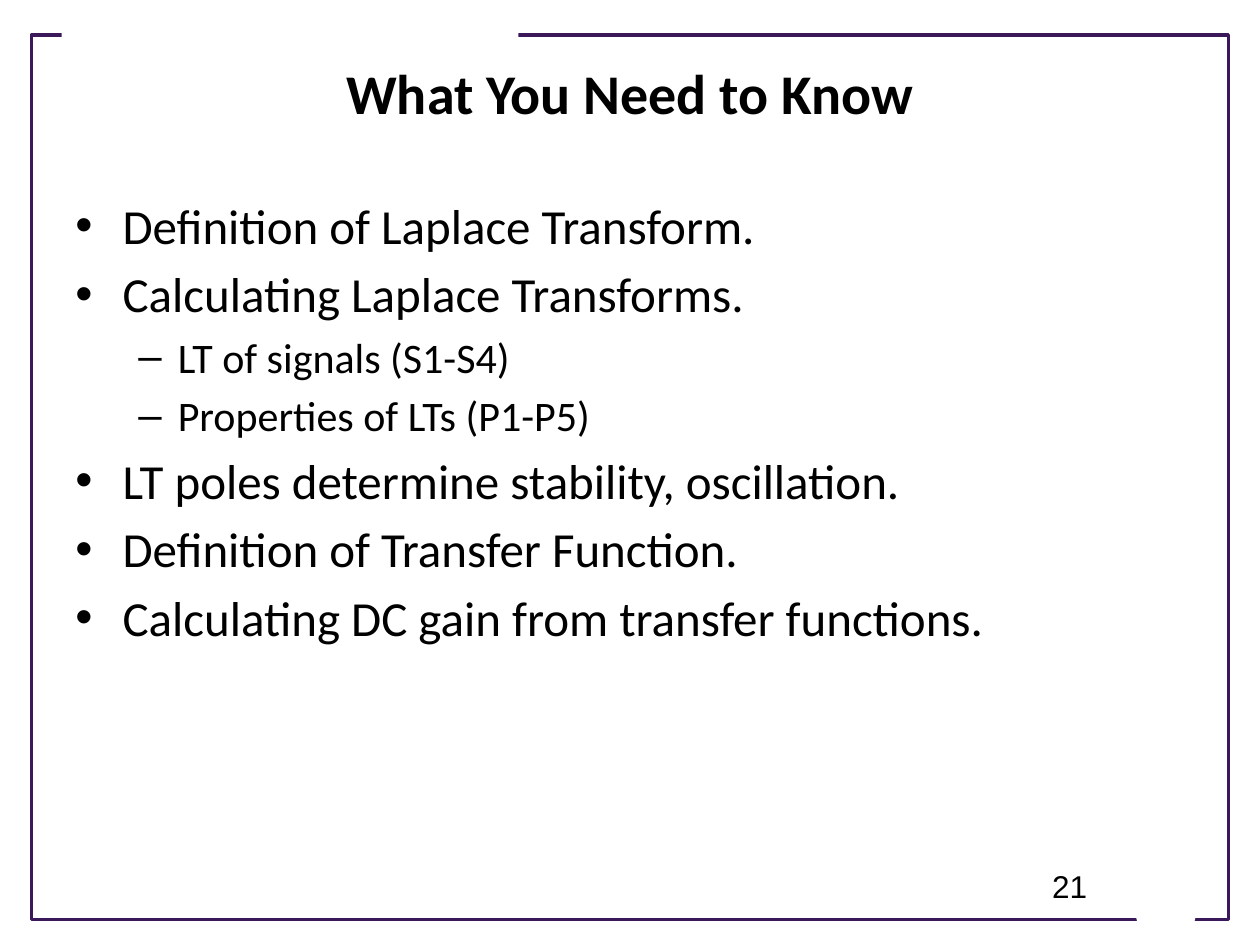
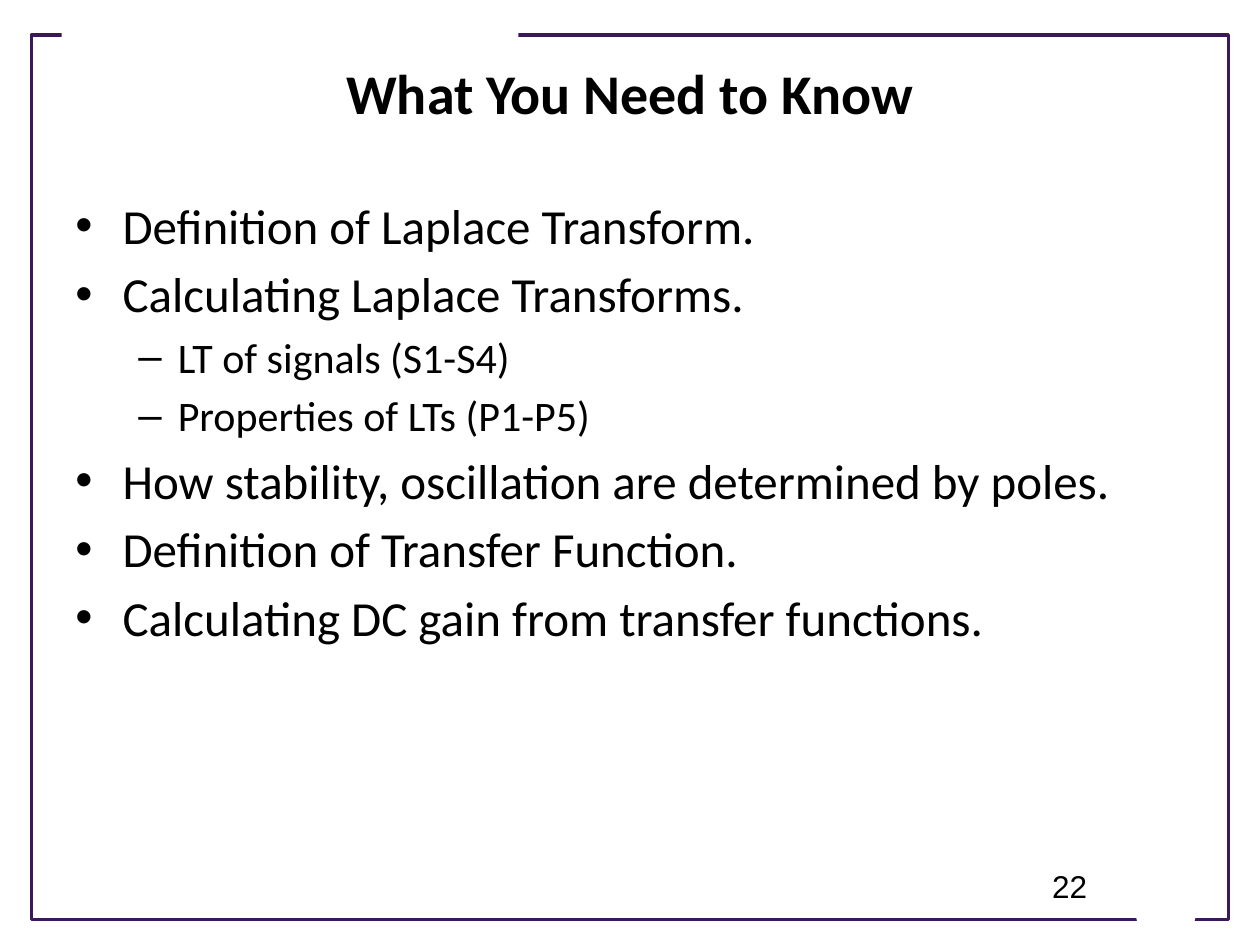
Before and after one commit to joseph-hellerstein/advanced-controls-lectures, a slide deck: slide 22 of classes/winter_2023/lectures/lecture_09-linear_time_invariant_systems/linear_time_invariant_systems.pptx (slide 21 before the commit). Drawn at 1260x945 pixels with LibreOffice and Linux fonts; fonts in the diff are those of the drawing; background and template pictures are left out. Boxes give left, top, right and bottom in pixels: in the first picture for what was removed or moved away, otherwise in the second. Text is boxed around its words. In the diff, an @@ line names an element or a change of style, - is before the commit and + after.

```diff
--- a/classes/winter_2023/lectures/lecture_09-linear_time_invariant_systems/linear_time_invariant_systems.pptx
+++ b/classes/winter_2023/lectures/lecture_09-linear_time_invariant_systems/linear_time_invariant_systems.pptx
@@ text at [123, 465, 1110, 507]: text changed @@
-• LT poles determine stability, oscillation.
+• How stability, oscillation are determined by poles.
@@ page number at [1052, 876, 1087, 898]: text changed @@
-21
+22
```
Also in this commit, not shown: 4 other slides changed, 1 slide added, 4 other files.
